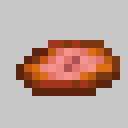
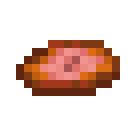
Before/after of a 128 x 128 layered artwork. What changed in the layer stack:
hid "背景" over [0, 0, 128, 128]
